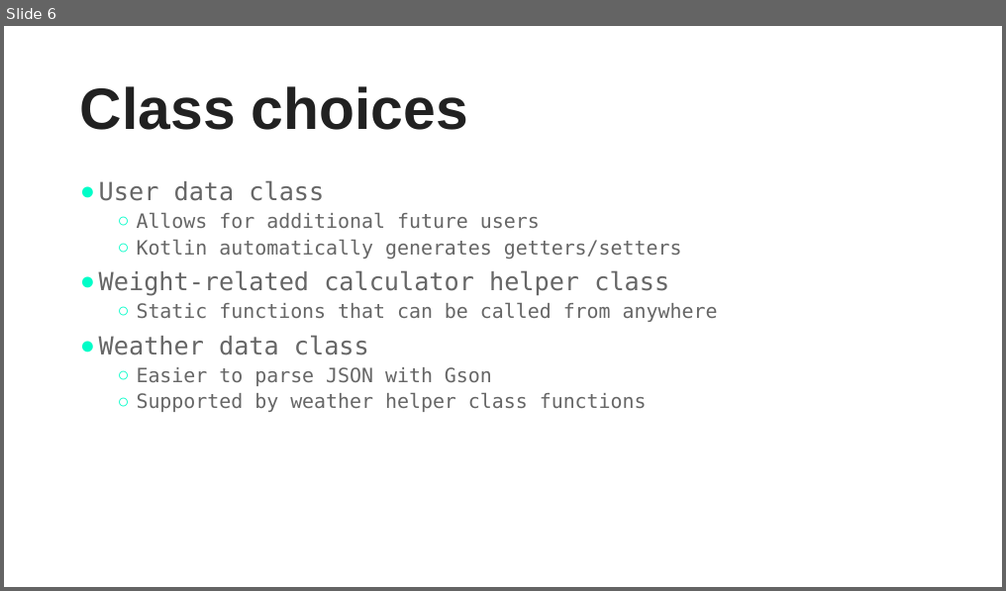
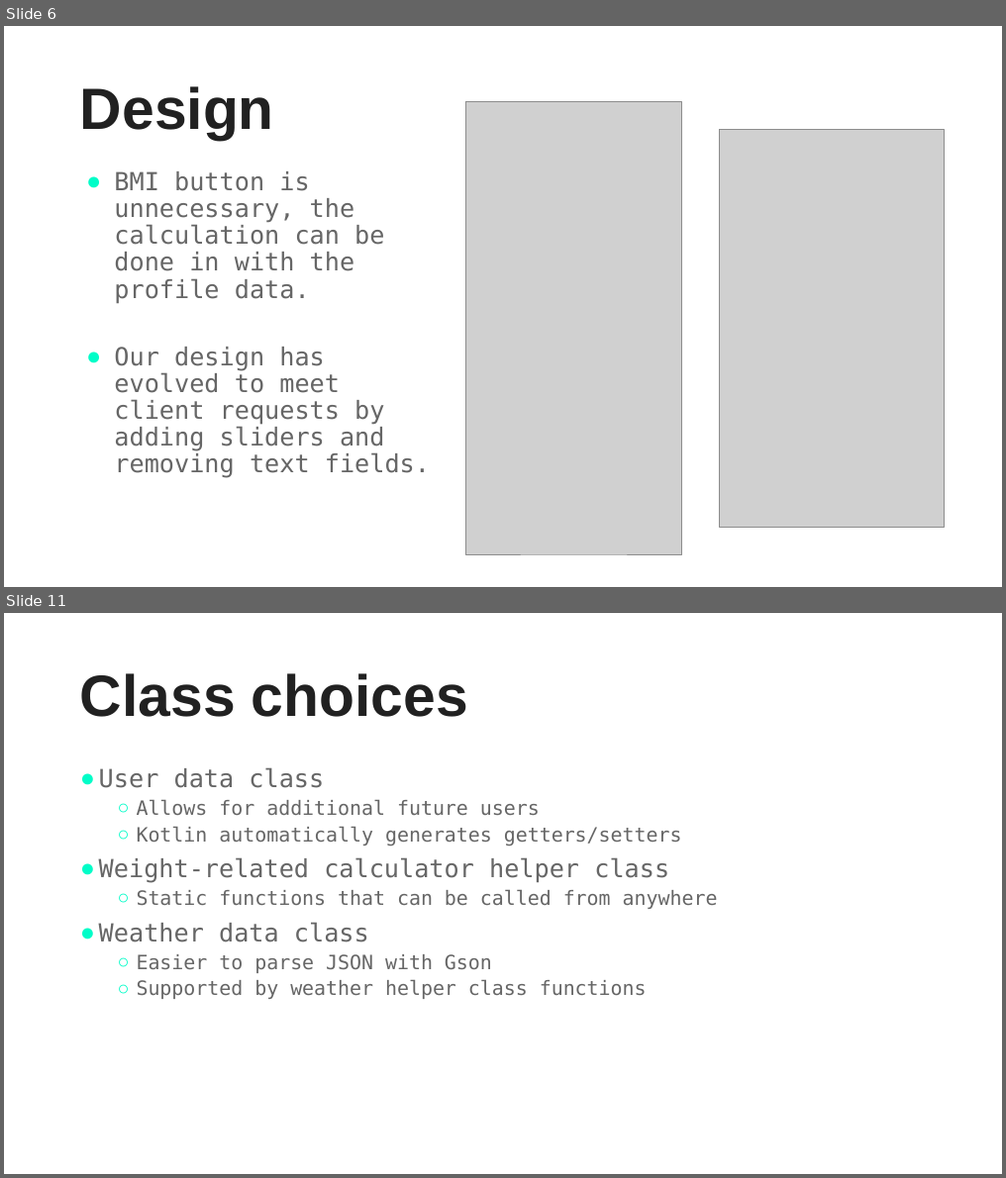
Before and after one commit to jcsullivan/CS6018Project, a slide deck: Part 1/LifestyleApp.pptx. Shown one above the other, each under a label of ours: slide 6 before the commit, slides 6 and 11 after it; the slides between them are not shown. The pictures are 1006x591 and 1006x1178 pixels, drawn with LibreOffice and Linux fonts; fonts in the diff are those of the drawing; grey boxes stand for pictures. Boxes give left, top, right and bottom in pixels: in the first picture for what was removed or moved away, otherwise in the second. Text is boxed around its words. In the diff, an @@ line names an element or a change of style, - is before the commit and + after.

```diff
--- a/Part 1/LifestyleApp.pptx
+++ b/Part 1/LifestyleApp.pptx
@@ slide 6 added at [4,26,1002,587], background #FFFFFF @@
@@ title added at [80,86,274,140], 56 pt, text #212121, bold @@
+Design
@@ picture added at [466,101,682,555] @@
@@ picture added at [720,129,944,527] @@
@@ text added at [114,172,430,478], 24 pt, text #666666 @@
+● BMI button is unnecessary, the calculation can be done in with the profile data.
+● Our design has evolved to meet client requests by adding sliders and removing text fields.
@@ what was slide 6 is now slide 11 @@
```
Also in this commit, not shown: 4 slides changed, 8 other slides added, 3 slides removed, 5 other files.
